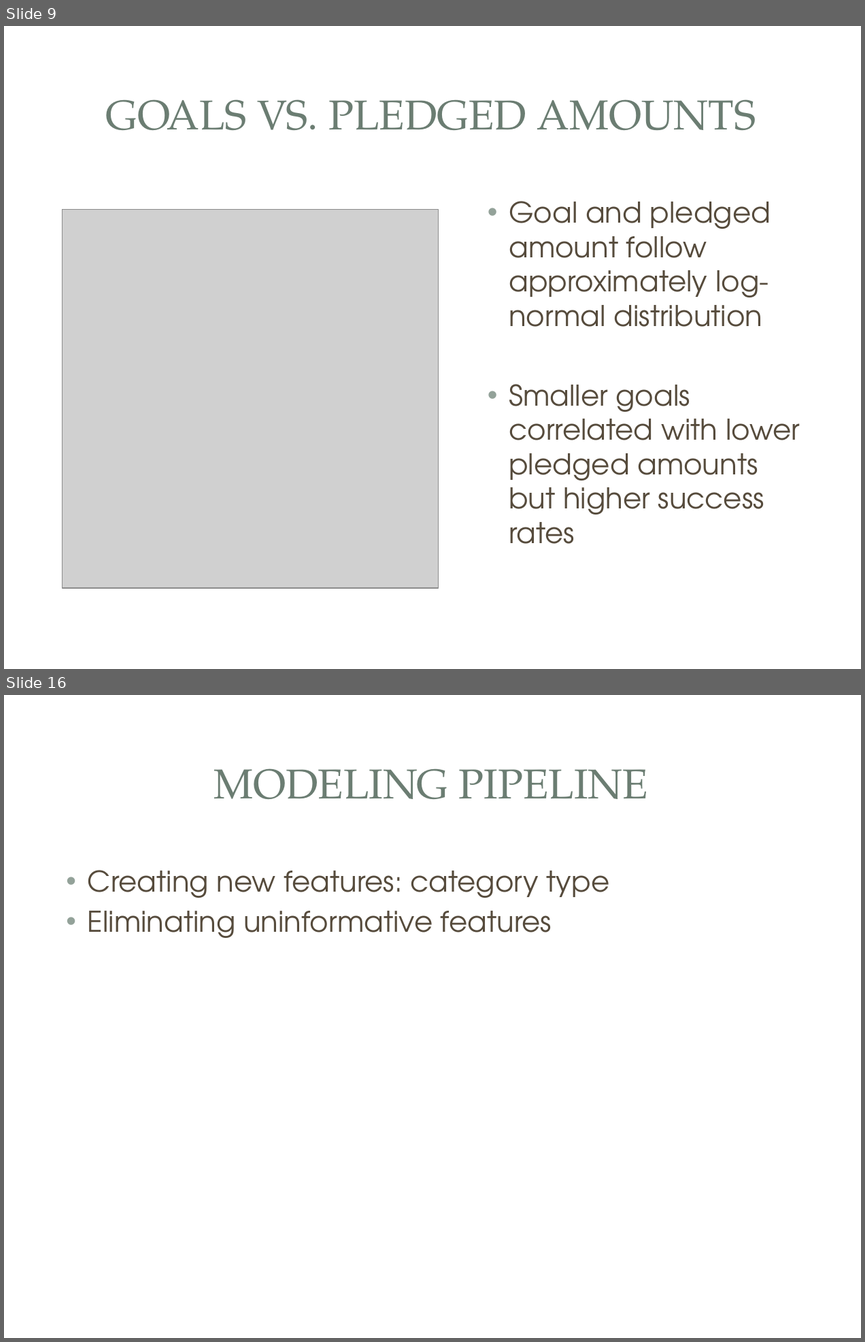
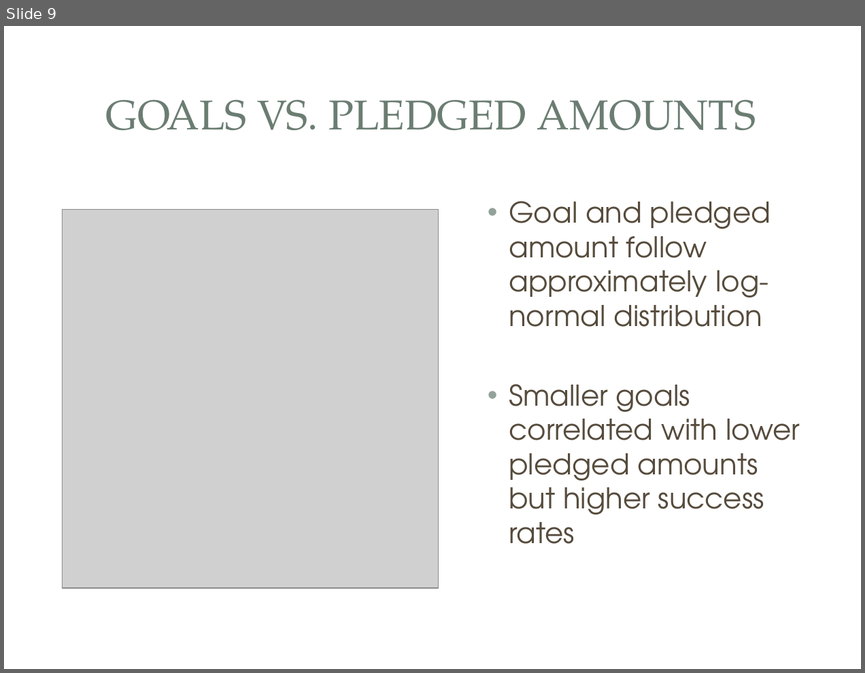
Before and after one commit to vlcekl/ds-crowdfunding, a slide deck: reports/crowdfunding_slidedeck.pptx. Shown one above the other, each under a label of ours: slides 9 and 16 before the commit, slide 9 after it; the slides between them are not shown. The pictures are 865x1342 and 865x673 pixels, drawn with LibreOffice and Linux fonts; fonts in the diff are those of the drawing; grey boxes stand for pictures; background and template pictures are left out. Boxes give left, top, right and bottom in pixels: in the first picture for what was removed or moved away, otherwise in the second. Text is boxed around its words. In the diff, an @@ line names an element or a change of style, - is before the commit and + after.

```diff
--- a/reports/crowdfunding_slidedeck.pptx
+++ b/reports/crowdfunding_slidedeck.pptx
@@ slide 16 removed at [4, 695, 861, 1338], background picture (left out); not listed: 3 template elements that a slide beside it also shows @@
@@ title removed at [213, 768, 648, 799] @@
-MODELING PIPELINE
@@ text removed at [88, 870, 610, 938] @@
-• Creating new features: category type
-• Eliminating uninformative features
```
Also in this commit, not shown: 8 slides changed, 6 slides added, 4 other slides removed, 1 other file.
